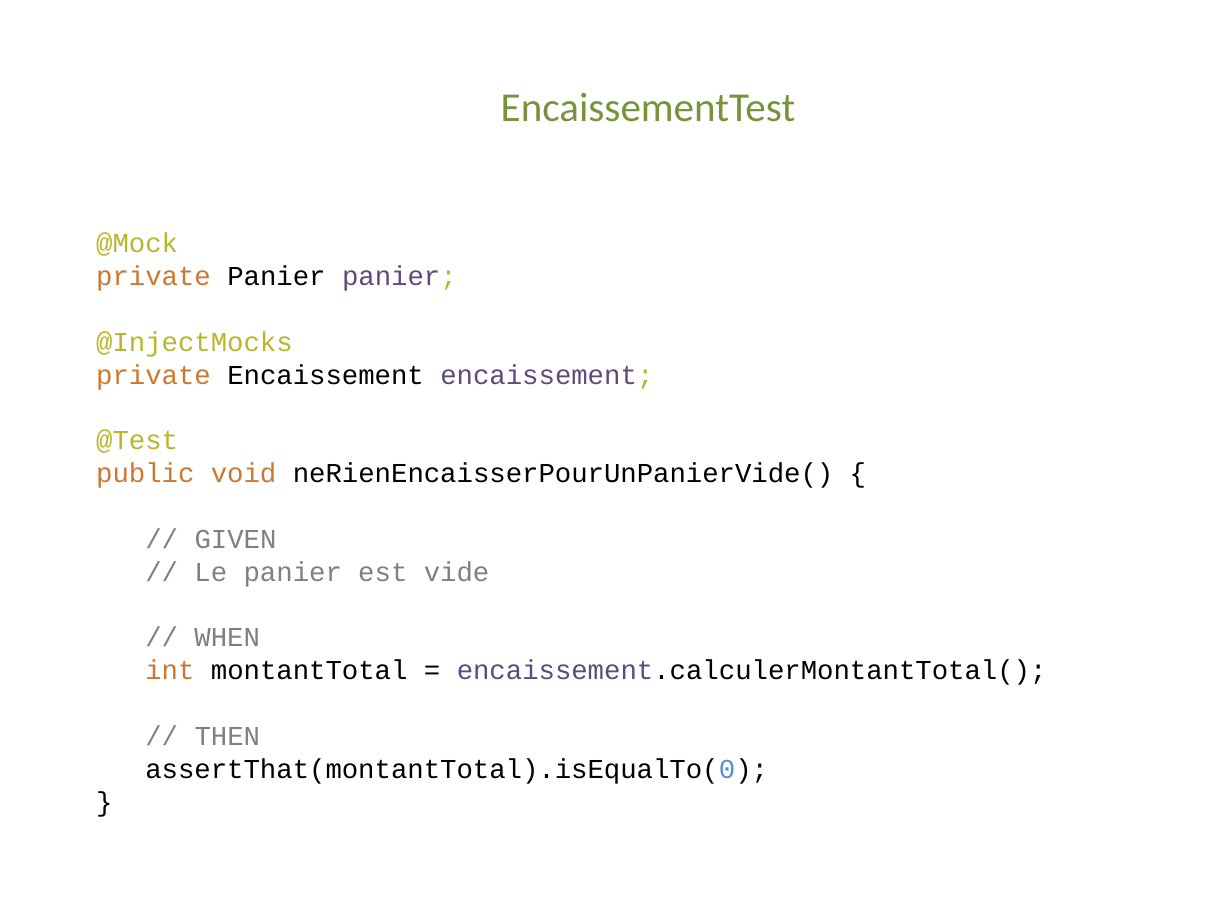
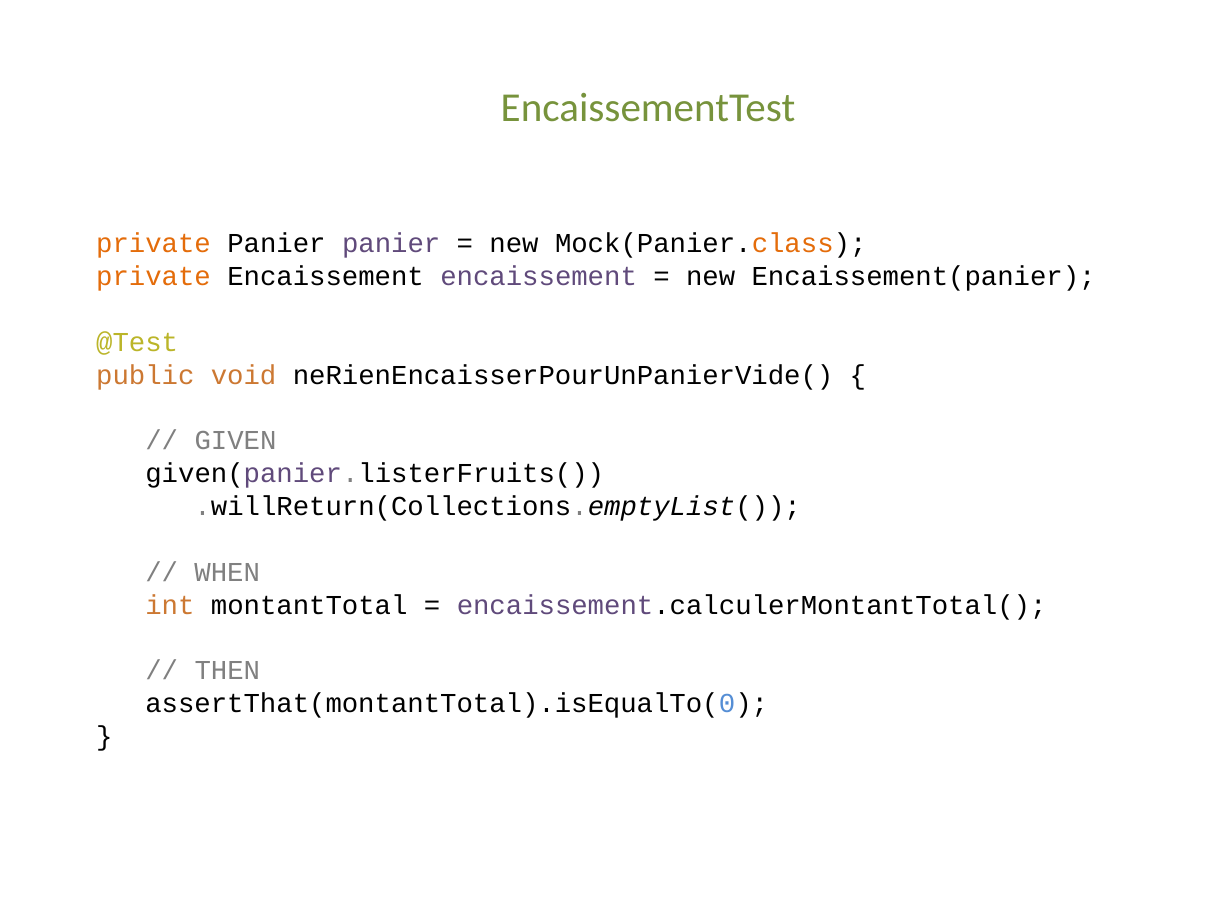
Before and after one commit to KhrisFernandez/tdd, a slide deck: slide 52 of outside-in/resources/TDD - Outside In.pptx (slide 55 before the commit). Drawn at 1232x924 pixels with LibreOffice and Linux fonts; fonts in the diff are those of the drawing. Boxes give left, top, right and bottom in pixels: in the first picture for what was removed or moved away, otherwise in the second. Text is boxed around its words. In the diff, an @@ line names an element or a change of style, - is before the commit and + after.

```diff
--- a/outside-in/resources/TDD - Outside In.pptx
+++ b/outside-in/resources/TDD - Outside In.pptx
@@ text at (96, 233, 1096, 291): text changed; text colour #BBB529 to #000000 @@
-@Mock
-private Panier panier;
-@InjectMocks
-private Encaissement encaissement;
+private Panier panier = new Mock(Panier.class);
+private Encaissement encaissement = new Encaissement(panier);
@@ text at (145, 463, 800, 521): text changed; text colour #808080 to #000000 @@
-// Le panier est vide
+given(panier.listerFruits())
+.willReturn(Collections.emptyList());
```
Also in this commit, not shown: 14 other slides changed, 1 slide added, 5 slides removed, 16 other files.
